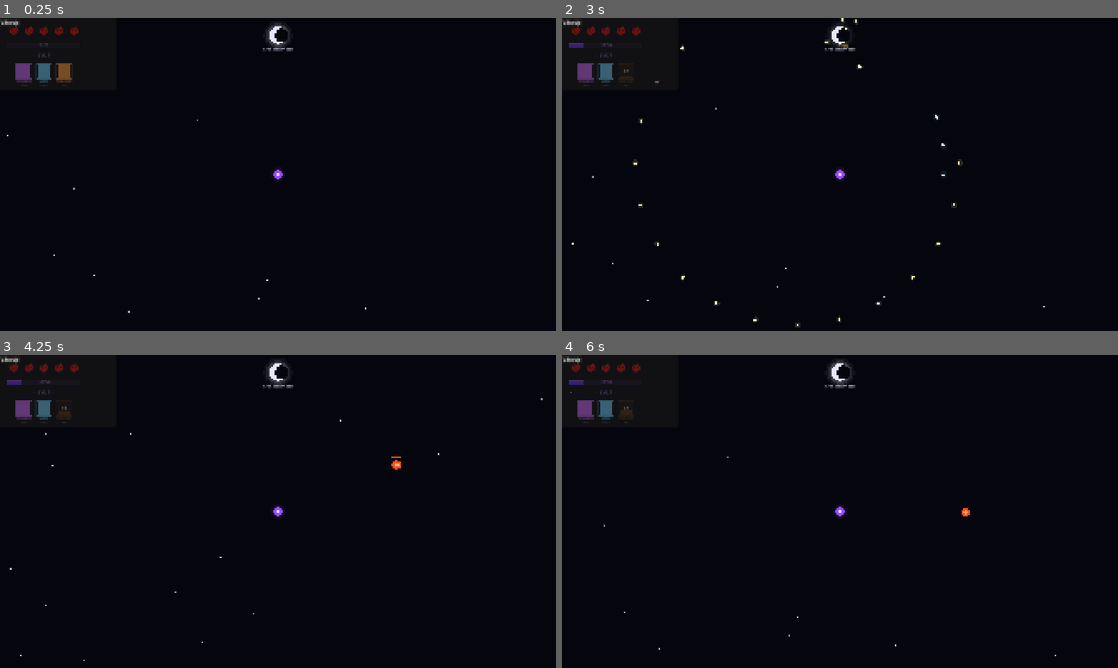
Above: before the commit, frames 1-4 (two rows, left to right).
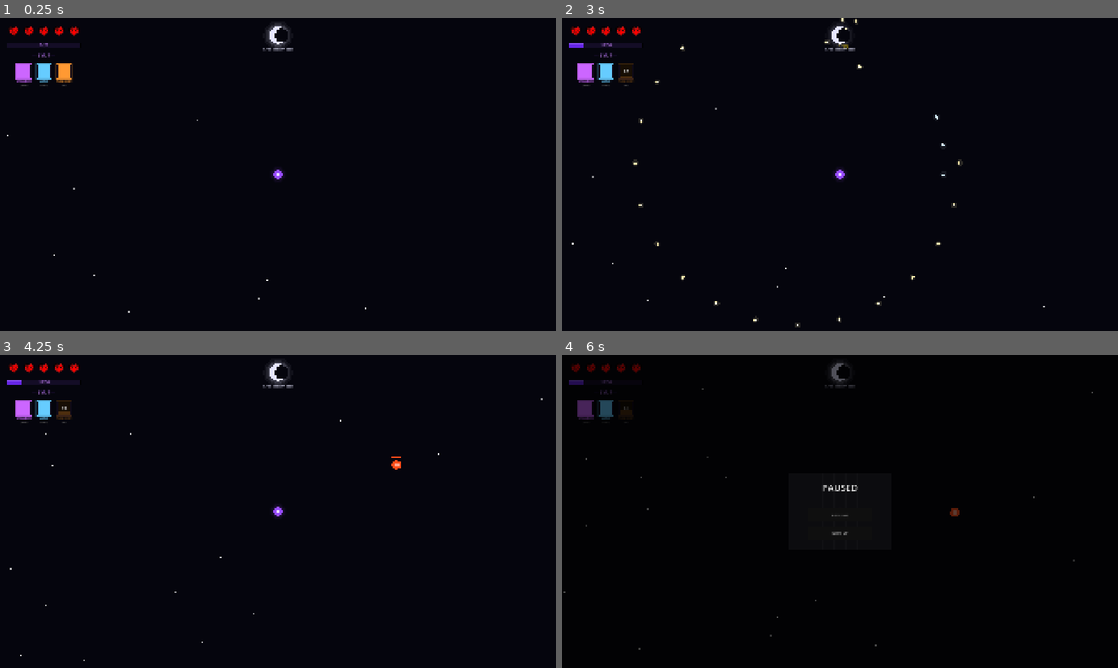
Above: after the commit, the same moments.

Repository: Himanshu-Jorwal/Disorder
Game: Godot game, scene res://Scenes/Game/world.tscn
The game is run twice, just before and just after one commit, with the same random seed, the same clock (stepped at 60 frames per second) and the same inputs. This scene is started directly instead of the project's main scene.
Inputs (mouse positions are in pixels of both pictures, inside the frame that each line leads up to):
- Up to frame 1 (0.25 s): no input
- Up to frame 2 (3 s): click (573, 21) at 0.5 s, where only the run before the commit has a clickable "Resume"; click (573, 21) at 1.25 s, where only the run before the commit has a clickable "Give Up"; tap Enter at 2 s; move the mouse to (962, 158) at 2.02 s; hold D 2.03-2.78 s; hold X 2.03-2.78 s; click (962, 158) at 2.17 s; move the mouse to (728, 190) at 2.77 s; hold S from 2.78 s (still down); tap X at 2.85 s
- Up to frame 3 (4.25 s): move the mouse to (333, 442) at 3.52 s; release S at 3.53 s; hold D from 3.53 s (still down); hold X from 3.53 s (still down)
- Up to frame 4 (6 s): move the mouse to (812, 574) at 4.27 s; release D at 4.28 s; release X at 4.28 s; hold W 4.28-5.03 s; tap X at 4.35, 5.85 s; click (812, 574) at 4.42 s; move the mouse to (1006, 558) at 5.02 s; hold X 5.03-5.78 s; hold A from 5.03 s (still down); tap Escape at 5.65 s; move the mouse to (673, 464) at 5.77 s

The runs differ from the first frame. In frame 1, 0.7% of the frame differs, in the area x 0-15%, y 0-21%; in frame 2, 0.6%; in frame 3, 0.6%; in frame 4, 1.0%, in the area x 0-96%, y 0-97%.
Error in both runs: Invalid call. Nonexistent function 'get_character' in base 'Nil'. (res://Scripts/Game/player.gd:162)

Commit message:
Replace pause menu scene nodes with PauseDraw

Diff:
--- a/Disorder-0.0.1/Scenes/UI/pause_menu.tscn
+++ b/Disorder-0.0.1/Scenes/UI/pause_menu.tscn
@@ -1,28 +1,10 @@
 [gd_scene format=3 uid="uid://c201kqm66rjry"]
 
 [ext_resource type="Script" uid="uid://6ttg2sy02n1s" path="res://Scripts/UI/pause_menu.gd" id="1_hdmo1"]
+[ext_resource type="Script" path="res://Scripts/UI/pause_draw.gd" id="2_pdraw"]
 
 [node name="PauseMenu" type="CanvasLayer" unique_id=1995346967]
 script = ExtResource("1_hdmo1")
 
-[node name="Panel" type="Panel" parent="." unique_id=491422317]
-offset_right = 400.0
-offset_bottom = 250.0
-
-[node name="Title" type="Label" parent="Panel" unique_id=67793482]
-layout_mode = 0
-offset_right = 40.0
-offset_bottom = 23.0
-text = "Paused"
-
-[node name="ResumeButton" type="Button" parent="Panel" unique_id=1919178879]
-layout_mode = 0
-offset_right = 8.0
-offset_bottom = 8.0
-text = "Resume"
-
-[node name="QuitButton" type="Button" parent="Panel" unique_id=1153973212]
-layout_mode = 0
-offset_right = 8.0
-offset_bottom = 8.0
-text = "Give Up"
+[node name="PauseDraw" type="Node2D" parent="."]
+script = ExtResource("2_pdraw")
